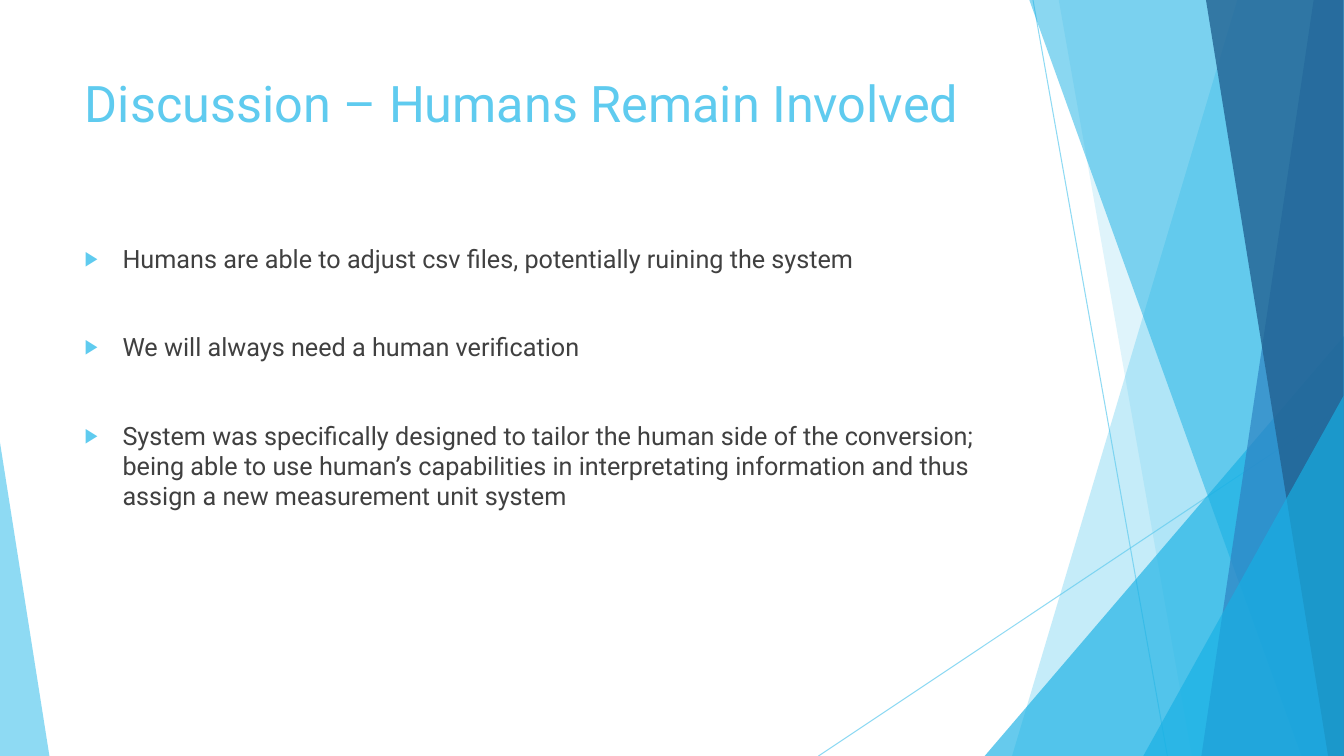
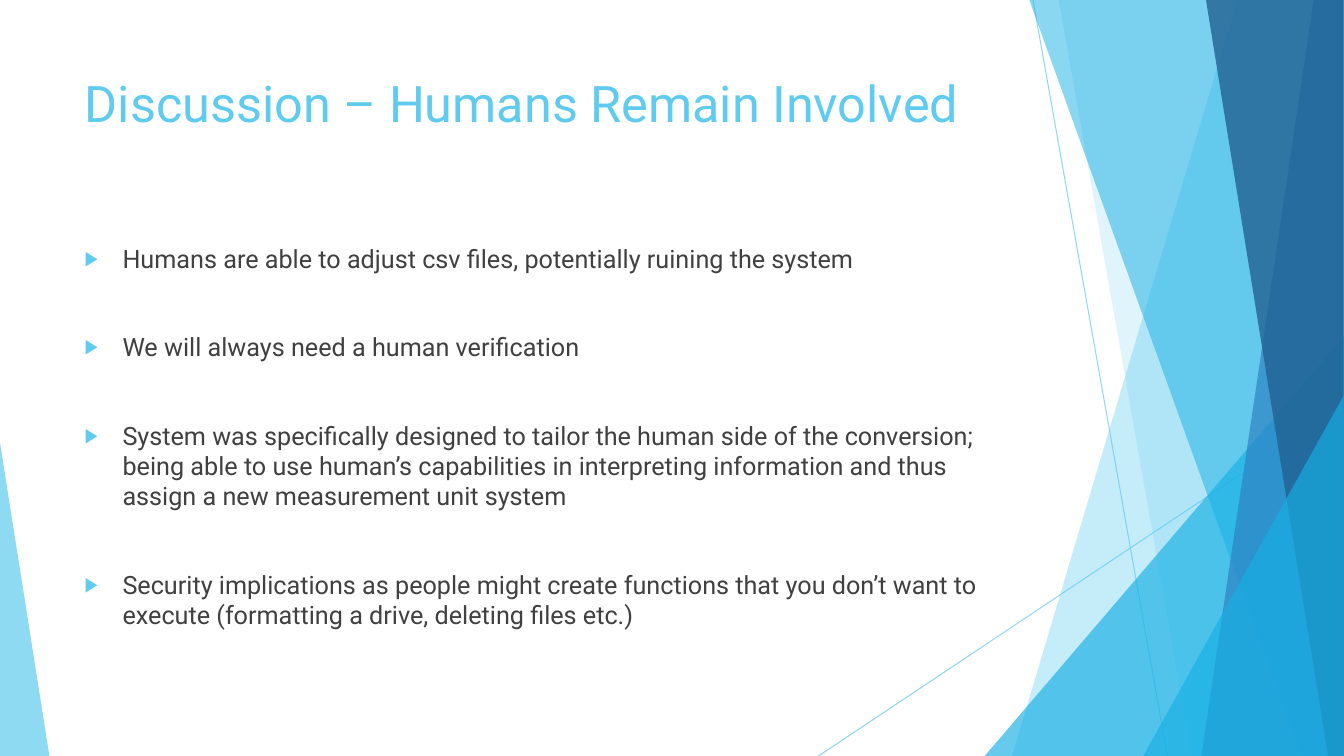
Before and after one commit to mihransimonian/Uva-Block3-Big_Data-Assignment, a slide deck: slide 29 of Presentation/Converting Units Across Multiple Data Sources Using CSV.pptx (slide 32 before the commit). Drawn at 1344x756 pixels with LibreOffice and Linux fonts; fonts in the diff are those of the drawing. Boxes give left, top, right and bottom in pixels: in the first picture for what was removed or moved away, otherwise in the second. Text is boxed around its words. In the diff, an @@ line names an element or a change of style, - is before the commit and + after.

```diff
--- a/Presentation/Converting Units Across Multiple Data Sources Using CSV.pptx
+++ b/Presentation/Converting Units Across Multiple Data Sources Using CSV.pptx
@@ text at <box>123,426,976,630</box>: text changed @@
-▶ System was specifically designed to tailor the human side of the conversion; being able to use human’s capabilities in interpretating information and thus assign a new measurement unit system
+▶ System was specifically designed to tailor the human side of the conversion; being able to use human’s capabilities in interpreting information and thus assign a new measurement unit system
+▶ Security implications as people might create functions that you don’t want to execute (formatting a drive, deleting files etc.)
```
Also in this commit, not shown: 3 other slides changed, 4 slides added, 7 slides removed, 1 other file.
